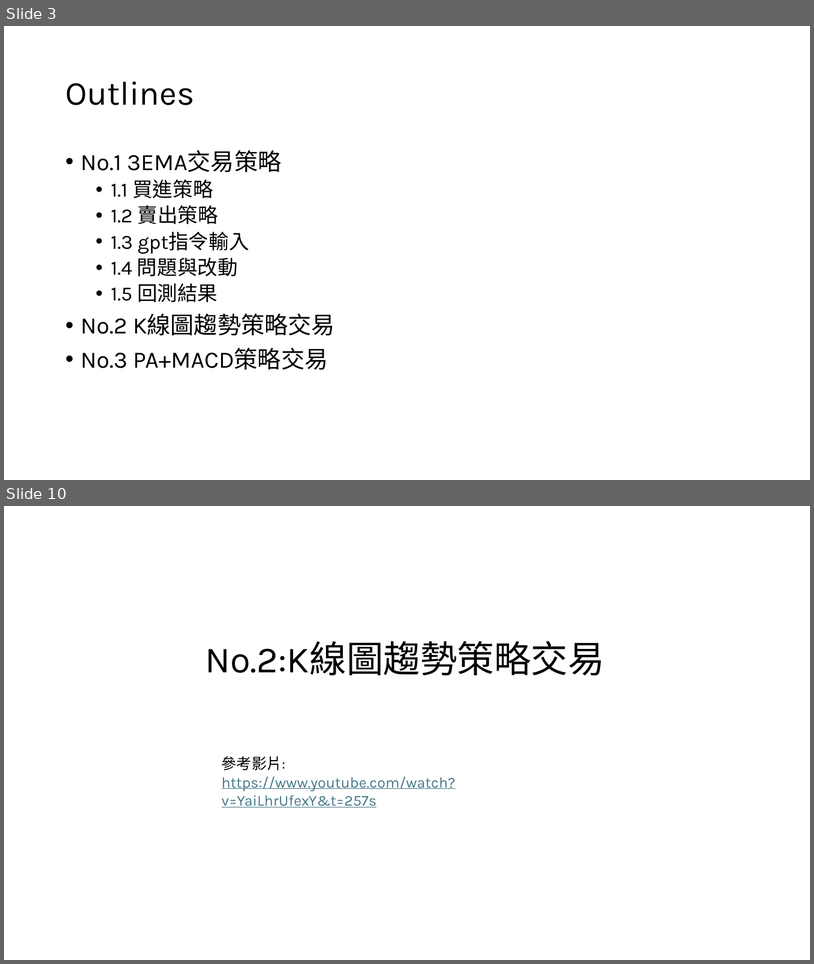
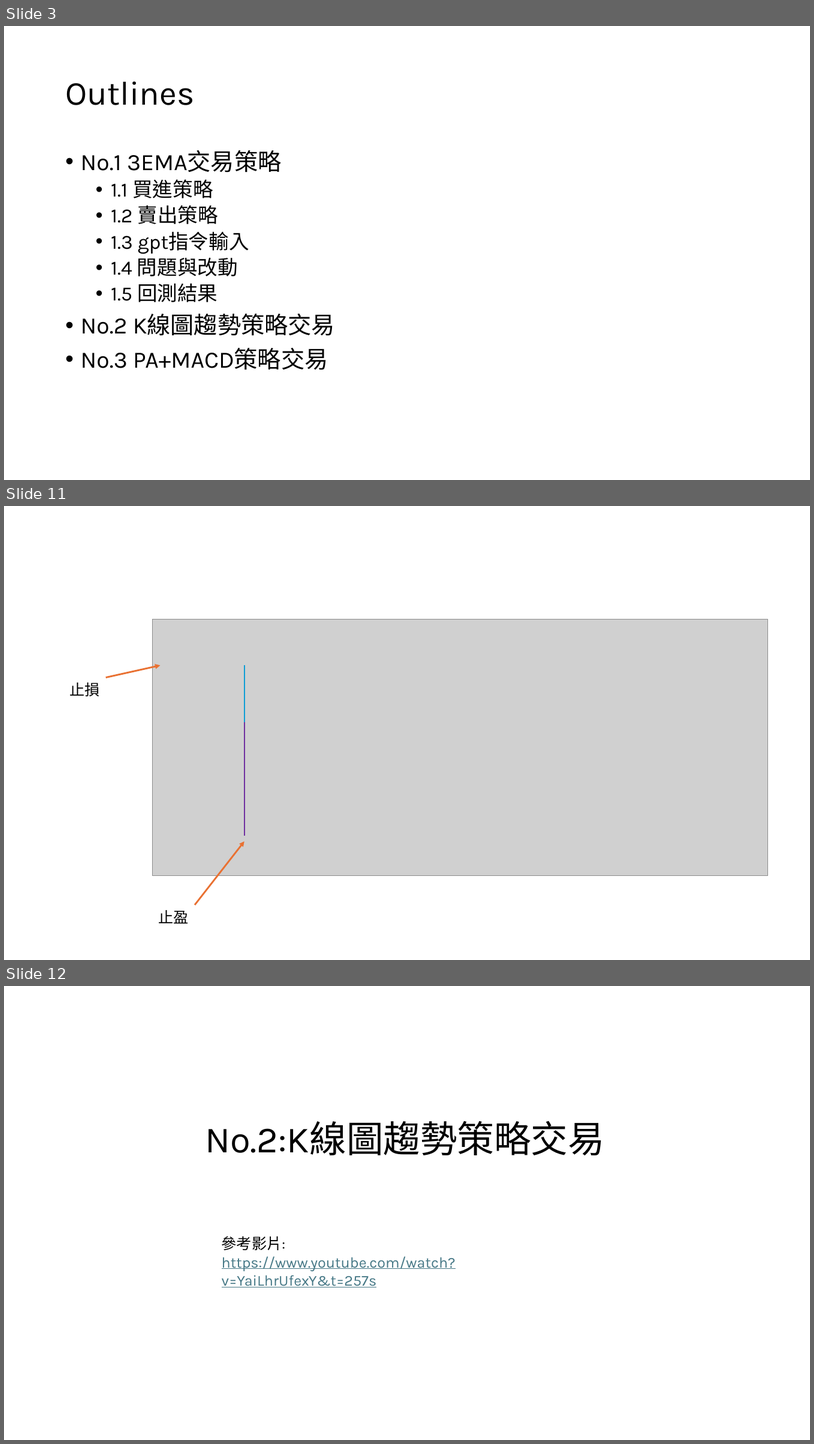
Before and after one commit to worldstar/MT5-MultiTimeFrame-MA-TDI-Dashboard, a slide deck: gpt程式交易測試紀錄/GPT程式交易測試紀錄.pptx. Shown one above the other, each under a label of ours: slides 3 and 10 before the commit, slides 3, 11 and 12 after it; the slides between them are not shown. The pictures are 814x964 and 814x1444 pixels, drawn with LibreOffice and Linux fonts; fonts in the diff are those of the drawing; grey boxes stand for pictures. Boxes give left, top, right and bottom in pixels: in the first picture for what was removed or moved away, otherwise in the second. Text is boxed around its words. In the diff, an @@ line names an element or a change of style, - is before the commit and + after.

```diff
--- a/gpt程式交易測試紀錄/GPT程式交易測試紀錄.pptx
+++ b/gpt程式交易測試紀錄/GPT程式交易測試紀錄.pptx
@@ slide 11 added at box(4, 506, 810, 960), background #FFFFFF @@
@@ picture added at box(153, 619, 768, 876) @@
@@ arrow added from (105, 677) to (160, 665), #E97132 2 pt @@
@@ line added from (245, 722) to (245, 665), #0F9ED5 1.5 pt @@
@@ text added at box(69, 682, 99, 696), 18 pt, text #000000 @@
+止損
@@ line added from (245, 779) to (245, 722), #7030A0 1.5 pt @@
@@ line added from (245, 835) to (245, 779), #7030A0 1.5 pt @@
@@ arrow added from (195, 904) to (245, 841), #E97132 2 pt @@
@@ text added at box(158, 910, 188, 924), 18 pt, text #000000 @@
+止盈
@@ what was slide 10 is now slide 12 @@
```
Also in this commit, not shown: 7 slides changed, 4 other slides added, 1 slide removed.
